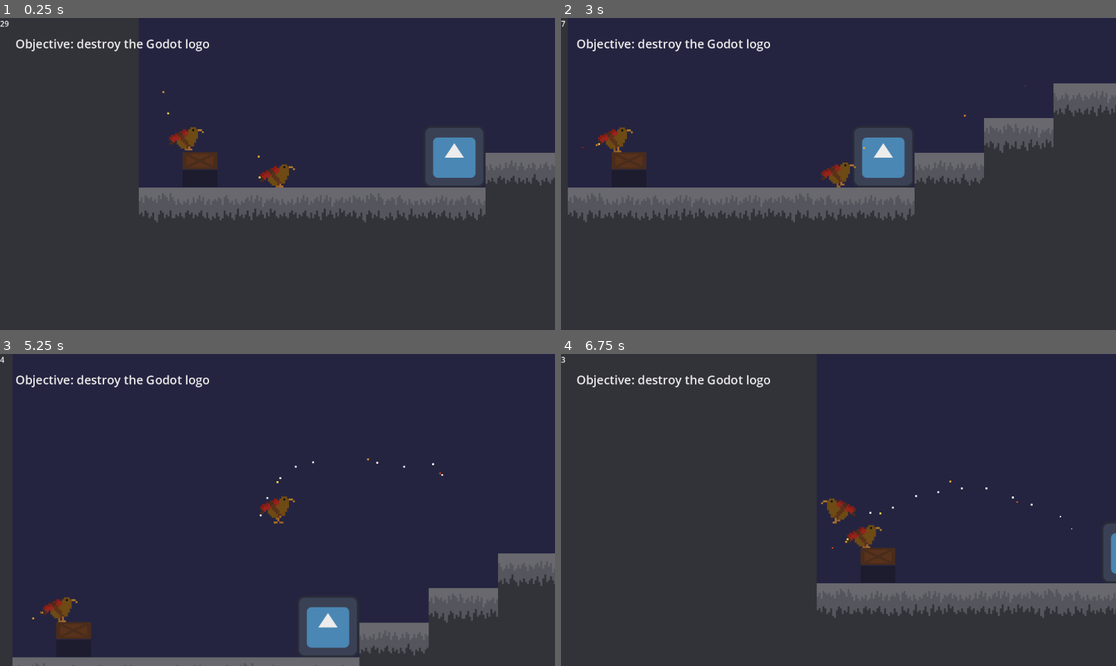
Above: before the commit, frames 1-4 (two rows, left to right).
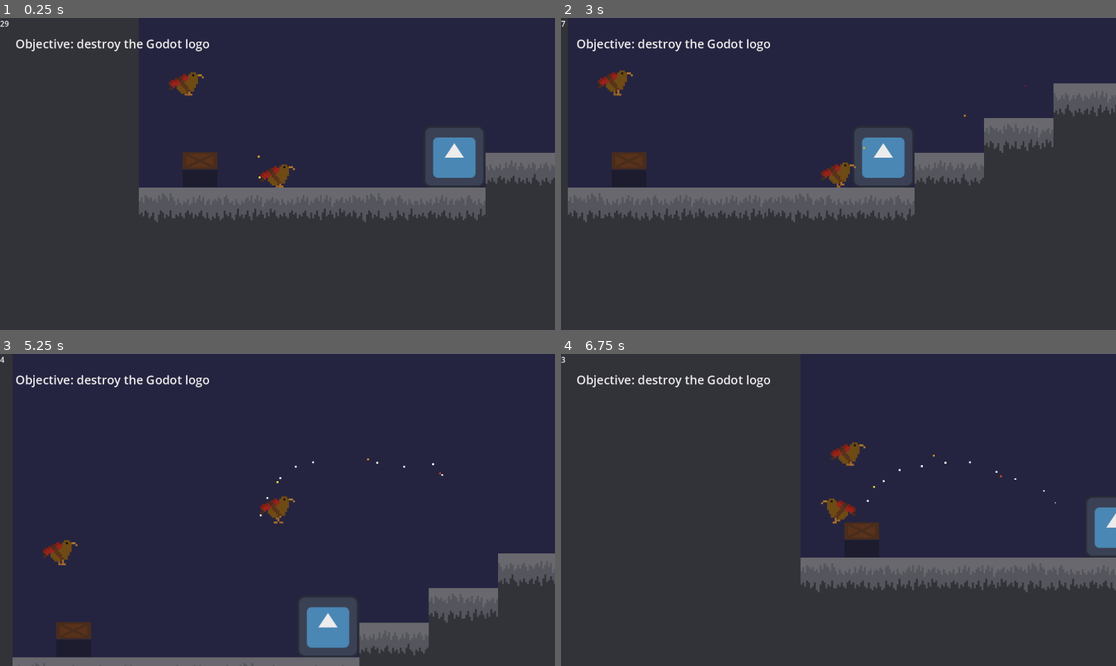
Above: after the commit, the same moments.

Repository: PixelParrot4/tactical-explosive-kiwi-simulator-2004
Game: Godot game, scene res://level_1.tscn
Same seed, same stepped clock (60 frames per second), same inputs: the game is played once before the commit and once after it. This scene is started directly instead of the project's main scene. The engine's default icon, where the game draws it, is replaced by a stand-in: a white triangle on a blue panel in a dark square.
Inputs (mouse positions are in pixels of both pictures, inside the frame that each line leads up to):
- Up to frame 1 (0.25 s): no input
- Up to frame 2 (3 s): move the mouse to (960, 158) at 0.52 s; press the mouse at (960, 158) at 0.53 s; hold Right (right) 0.53-2.03 s; tap Up (ui_up) at 0.77, 1.52 s; move the mouse to (727, 189) at 1.27 s; release the mouse at (727, 189) at 1.28 s; click (727, 189) at 1.35 s; move the mouse to (894, 105) at 2.02 s; press the mouse at (894, 105) at 2.03 s; hold Left (left) 2.03-2.78 s; move the mouse to (810, 236) at 2.77 s; release the mouse at (810, 236) at 2.78 s; hold Right (right) from 2.78 s (still down); click (810, 236) at 2.85 s
- Up to frame 3 (5.25 s): tap Up (ui_up) at 3.02, 3.77, 4.52 s; move the mouse to (444, 556) at 3.52 s; press the mouse at (444, 556) at 3.53 s; move the mouse to (111, 463) at 4.27 s; release Right (right) at 4.28 s; release the mouse at (111, 463) at 4.28 s; hold Left (left) 4.28-5.03 s; click (111, 463) at 4.35 s; move the mouse to (305, 510) at 5.02 s; press the mouse at (305, 510) at 5.03 s; hold Right (right) from 5.03 s (still down)
- Up to frame 4 (6.75 s): move the mouse to (755, 432) at 5.77 s; release Right (right) at 5.78 s; release the mouse at (755, 432) at 5.78 s; hold Left (left) from 5.78 s (still down); click (755, 432) at 5.85 s; tap Up (ui_up) at 6.02 s; move the mouse to (960, 494) at 6.52 s; press the mouse at (960, 494) at 6.53 s

The runs differ from the first frame. In frame 1, 0.5% of the frame differs, in the area x 29-37%, y 17-43%; in frame 2, 0.5%; in frame 3, 0.5%; in frame 4, 11%, in the area x 43-100%, y 28-85%.

Commit message:
progress on kiwi-switching

Diff:
--- a/level.gd
+++ b/level.gd
@@ -15,16 +15,24 @@
 
 
 #assigns signal to following function
-	if $ImportantObject != null:
-		$ImportantObject.important_object_destroyed.connect(on_important_object_destroyed)
-	if $ImportantObject2 != null:#if more than one ImportantObject present
-		$ImportantObject.important_object_destroyed.connect(on_important_object_destroyed)
+	#translated from code by secay on PS Discord server
+	var ImportantObjects:Array[Node] = get_tree().get_nodes_in_group("ImportantObjects")
+	for ImportantObject:Node in ImportantObjects:
+		ImportantObject.important_object_destroyed.connect(on_important_object_destroyed)
+
 
 	if $Player != null:
 		$"Player/Camera2D/UI/EndScreen/Next".pressed.connect(switch_to_next_level)
 		$"Player/Camera2D/UI/EndScreen/Retry".pressed.connect(reset_level)
 		$"Player/Camera2D/UI/EndScreen/Back".pressed.connect(switch_to_main_menu)
-
+	if $"Player2/Camera2D" != null:
+		$"Player2/Camera2D/UI/EndScreen/Next".pressed.connect(switch_to_next_level)
+		$"Player2/Camera2D/UI/EndScreen/Retry".pressed.connect(reset_level)
+		$"Player2/Camera2D/UI/EndScreen/Back".pressed.connect(switch_to_main_menu)
+	if $Player3 != null:
+		$"Player3/Camera2D/UI/EndScreen/Next".pressed.connect(switch_to_next_level)
+		$"Player3/Camera2D/UI/EndScreen/Retry".pressed.connect(reset_level)
+		$"Player3/Camera2D/UI/EndScreen/Back".pressed.connect(switch_to_main_menu)
 
 
 #level-related keybinds
--- a/level_1.tscn
+++ b/level_1.tscn
@@ -115,7 +115,7 @@
 [node name="Destructable2D" parent="." instance=ExtResource("4_pnh8c")]
 position = Vector2(-197, -1)
 
-[node name="ImportantObject" type="StaticBody2D" parent="."]
+[node name="ImportantObject" type="StaticBody2D" parent="." groups=["ImportantObjects"]]
 z_index = -1
 position = Vector2(367, 8)
 script = ExtResource("5_rgmtd")
--- a/player.gd
+++ b/player.gd
@@ -6,7 +6,7 @@
 @onready var Sparks2=$Sparks2
 @onready var Fuse =$Fuse
 @onready var Level =$".."
-
+@onready var FootstepTimer=$FootstepTimer
 
 var MAX_SPEED = 900
 var JUMP_VELOCITY = -775
@@ -29,8 +29,14 @@
 
 
 
+func _physics_process(delta):
+#disables all movement
+	if active == false:
+		return
+
+
+
 #gravity and jump (adapted from Wiho does Puzzle-Platfroming (unreleased))
-func _physics_process(delta):
 	velocity.y += 10 #downward accelaration due to gravity
 	move_and_slide() #handles player movement i think
 	if not is_on_floor():
@@ -54,11 +60,6 @@
 	velocity.y = min(velocity.y, 1500)
 
 
-#disables all movement except gravity
-	#exception will be required for a small animation I'm planning
-	if active == false:
-		return
-
 
 #walk (adapted from Wiho does Puzzle-Platfroming (unreleased))
 	var direction = Input.get_axis("left", "right")
@@ -68,10 +69,10 @@
 
 
 #invading footstep SFX code (template from Potion Blaster)
-		#if timer_footstep.time_left <= 0:
+		#if FootstepTimer.time_left <= 0:
 			#footstep_audio.pitch_scale = randf_range(0.8, 1.2)
 			#footstep_audio.play()
-			#timer_footstep.start(0.5)
+			#FootstepTimer.start(0.5)
 
 
 	else:
@@ -139,12 +140,20 @@
 	times_timer_timedout += 1
 
 	if times_timer_timedout == 1:
-		Fuse.wait_time = WARNING_BEFORE_DETONATION
 		Sparks2.visible = true
-		Fuse.start()
-
-	elif times_timer_timedout > 1:
+		Fuse.start(WARNING_BEFORE_DETONATION)
+
+	elif times_timer_timedout == 2:
 		explode()
+
+#after a short delay, player controls next kiwi
+#it may not be entirely deleted so that sign of explosion is visible
+	elif times_timer_timedout == 3:
+		detonate.emit()
+		if is_on_floor():
+			$Camera2D.queue_free()
+		else:
+			queue_free()
 
 
 
@@ -153,14 +162,15 @@
 	Sparks2.visible = false
 	$Explosion.emitting = true
 	AnimatedSprite.visible = false
-	$Camera2D.position_smoothing_speed = -10 #stops it from moving
-	detonate.emit()
 	active = false #disables movement
 	Level.kiwi_death_count += 1
 	get_tree().call_group("PlayableCharacters", "should_this_kiwi_be_active")
 	$CollisionShape2D.disabled = true
-
-	$Camera2D.queue_free()
+	FootstepTimer.stop()
+	if is_on_floor():
+		AnimatedSprite.play("sign of explosion")
+	Fuse.start(1.5) #approp. nodes are deleted after timeout
+
 
 
 
@@ -173,8 +183,18 @@
 		return
 
 	active = true
+	FootstepTimer.start()
+	Sparks1.emitting = true
+	Fuse.start()
 
 #gives newly-active kiwi Camera2D and GUI
 	var ui_scene = preload("res://ui.tscn")
 	var ui_instance = ui_scene.instantiate()
 	add_child(ui_instance)
+
+
+
+
+func _on_footstep_timer_timeout() -> void:
+	if active==true:
+		FootstepTimer.start()
--- a/player.tscn
+++ b/player.tscn
@@ -54,6 +54,11 @@
 "loop": true,
 "name": &"idle",
 "speed": 5.0
+}, {
+"frames": [],
+"loop": false,
+"name": &"sign of explosion",
+"speed": 0.0
 }, {
 "frames": [{
 "duration": 1.0,
@@ -128,6 +133,7 @@
 
 [node name="Sparks1" type="CPUParticles2D" parent="."]
 position = Vector2(-34, 10)
+emitting = false
 amount = 3
 lifetime = 0.5
 direction = Vector2(-1, 0)
@@ -170,11 +176,13 @@
 [node name="Fuse" type="Timer" parent="."]
 wait_time = 30.0
 one_shot = true
-autostart = true
 
 [node name="BlastRadius" type="Area2D" parent="."]
 
 [node name="CollisionShape2D" type="CollisionShape2D" parent="BlastRadius"]
 shape = SubResource("CircleShape2D_bwpld")
 
+[node name="FootstepTimer" type="Timer" parent="."]
+
 [connection signal="timeout" from="Fuse" to="." method="_on_fuse_timeout"]
+[connection signal="timeout" from="FootstepTimer" to="." method="_on_footstep_timer_timeout"]
--- a/project.godot
+++ b/project.godot
@@ -15,6 +15,10 @@
 run/main_scene="res://level_0.tscn"
 config/features=PackedStringArray("4.3", "GL Compatibility")
 config/icon="res://assets/graphics/icon.svg"
+
+[global_group]
+
+ImportantObjects="objective is to destroy them"
 
 [input]
 
Not shown, added: assets/audio/explosion.wav.import
Not shown, added: assets/audio/jump.wav.import
Not shown, added: assets/audio/step1.wav.import
Not shown, added: assets/audio/step2.wav.import
Not shown, added: uihover.wav.import
Not shown, added: uiselect.wav.import
Not shown, added: assets/audio/explosion.wav
Not shown, added: assets/audio/jump.wav
Not shown, added: assets/audio/step1.wav
Not shown, added: assets/audio/step2.wav
Not shown, added: uihover.wav
Not shown, added: uiselect.wav
